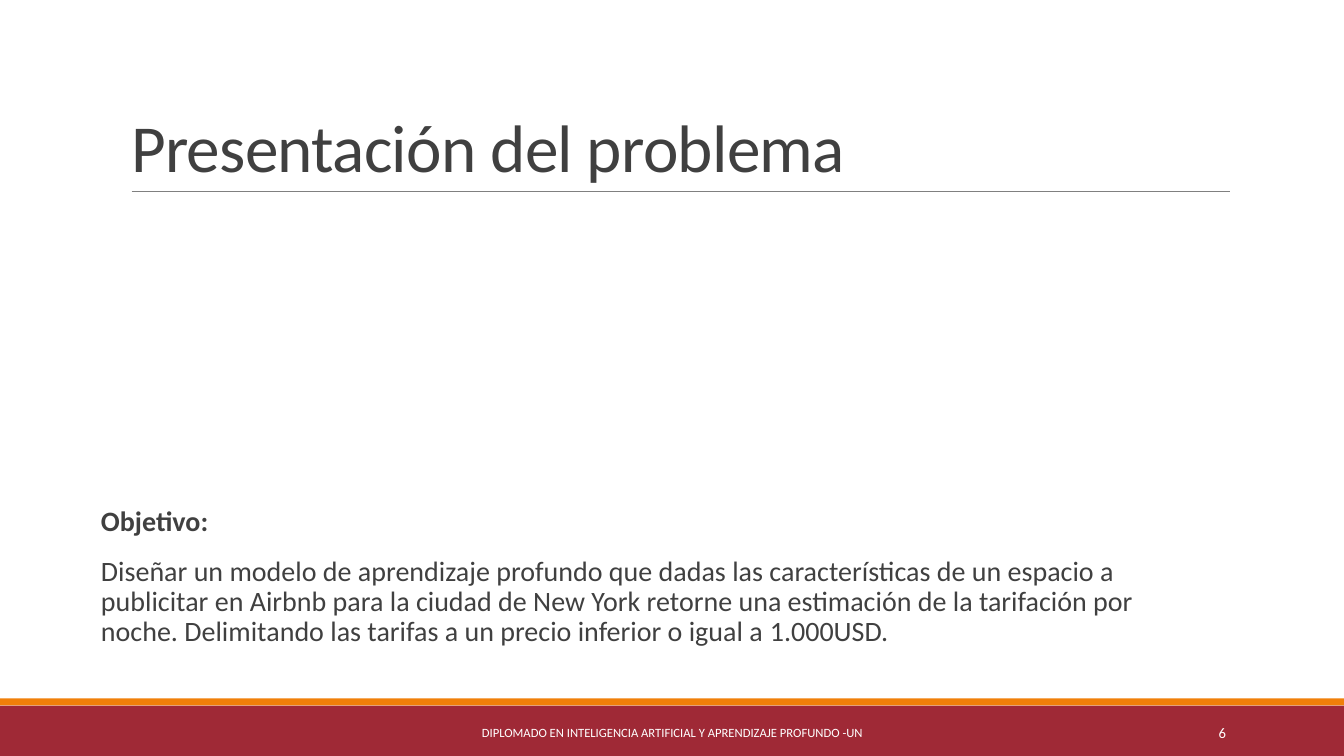
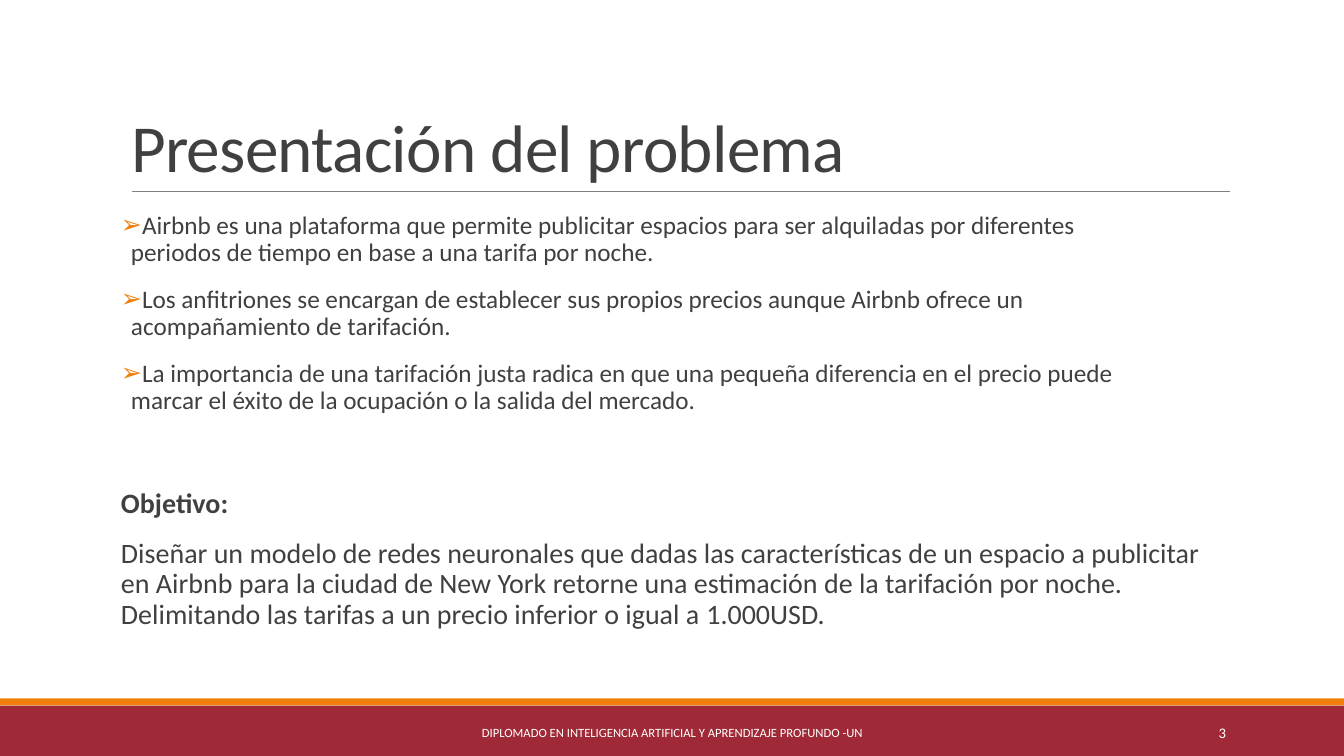
Before and after one commit to anmarphy/Airbnb-Deep-Learning-Pricing-Model, a slide deck: slide 3 of Presentacion_v1.pptx (slide 6 before the commit). Drawn at 1344x756 pixels with LibreOffice and Linux fonts; fonts in the diff are those of the drawing. Boxes give left, top, right and bottom in pixels: in the first picture for what was removed or moved away, otherwise in the second. Text is boxed around its words. In the diff, an @@ line names an element or a change of style, - is before the commit and + after.

```diff
--- a/Presentacion_v1.pptx
+++ b/Presentacion_v1.pptx
@@ text added at (131,216,1112,413), 18 pt, text #404040 @@
+➢ Airbnb es una plataforma que permite publicitar espacios para ser alquiladas por diferentes periodos de tiempo en base a una tarifa por noche.
+➢ Los anfitriones se encargan de establecer sus propios precios aunque Airbnb ofrece un acompañamiento de tarifación.
+➢ La importancia de una tarifación justa radica en que una pequeña diferencia en el precio puede marcar el éxito de la ocupación o la salida del mercado.
@@ text "Objetivo:": place and size @@
-text "Objetivo:" at (101,511,1132,646)
+text "Objetivo:" at (121,493,1199,629)
@@ text at (121,543,1199,629): text changed @@
-Diseñar un modelo de aprendizaje profundo que dadas las características de un espacio a publicitar en Airbnb para la ciudad de New York retorne una estimación de la tarifación por noche. Delimitando las tarifas a un precio inferior o igual a 1.000USD.
+Diseñar un modelo de redes neuronales que dadas las características de un espacio a publicitar en Airbnb para la ciudad de New York retorne una estimación de la tarifación por noche. Delimitando las tarifas a un precio inferior o igual a 1.000USD.
@@ page number at (1219,728,1226,738): text changed @@
-6
+3
```
Also in this commit, not shown: 6 other slides changed, 2 slides removed.
